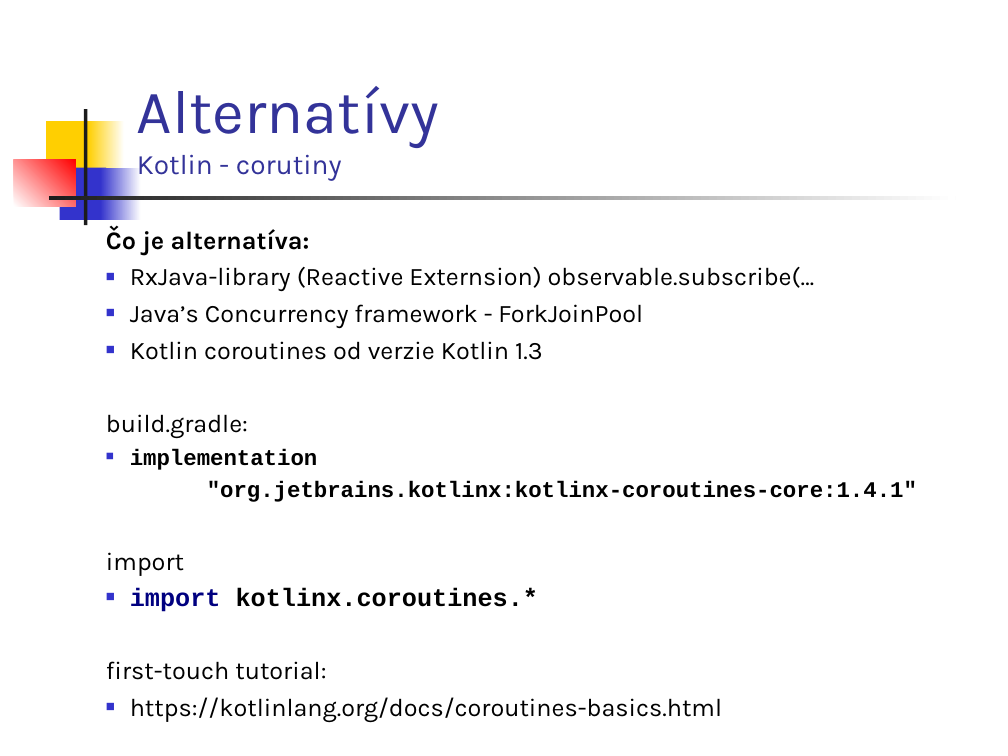
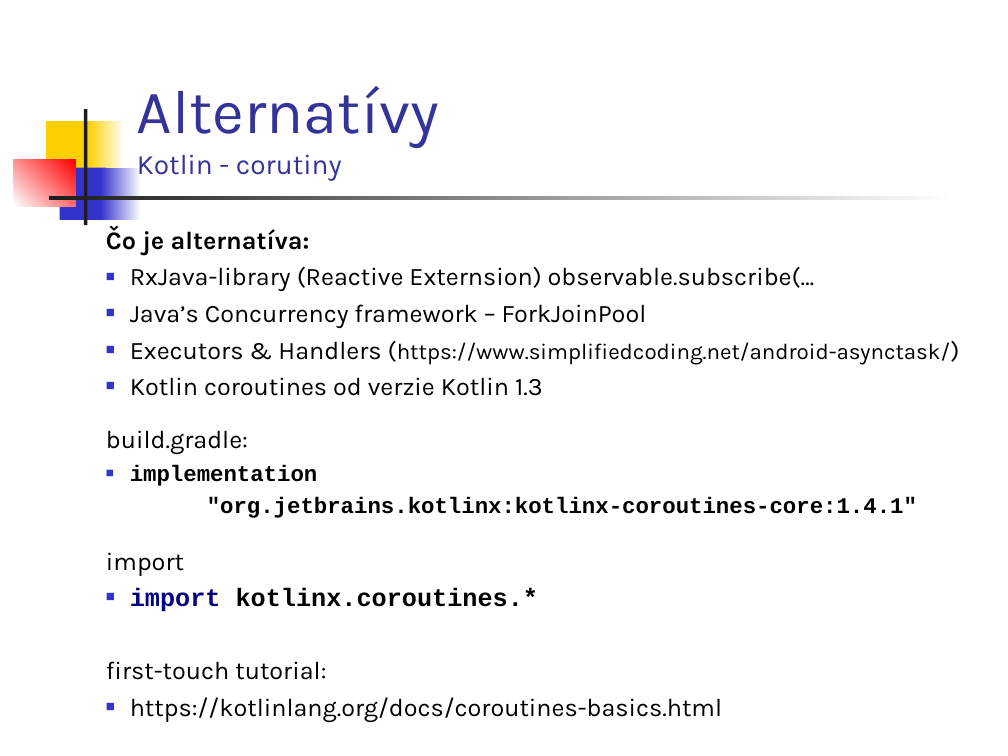
Before and after one commit to vmandro/Prednasky, a slide deck: slide 18 of 10/10_Android.ppt. Drawn at 1008x756 pixels with LibreOffice and Linux fonts; fonts in the diff are those of the drawing. Boxes give left, top, right and bottom in pixels: in the first picture for what was removed or moved away, otherwise in the second. Text is boxed around its words. In the diff, an @@ line names an element or a change of style, - is before the commit and + after.

```diff
--- a/10/10_Android.ppt
+++ b/10/10_Android.ppt
@@ text at <box>130,304,950,365</box>: text changed @@
-■ Java’s Concurrency framework - ForkJoinPool
+■ Java’s Concurrency framework – ForkJoinPool
+■ Executors & Handlers (https://www.simplifiedcoding.net/android-asynctask/)
```
Also in this commit, not shown: 4 other slides changed, 1 other file.
